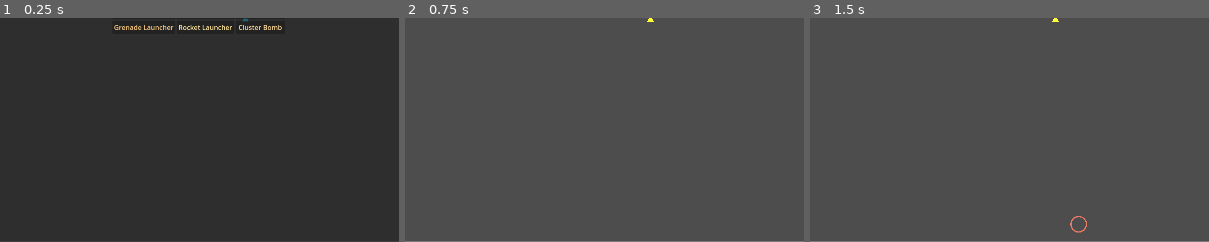
Above: before the commit, frames 1-3 (left to right).
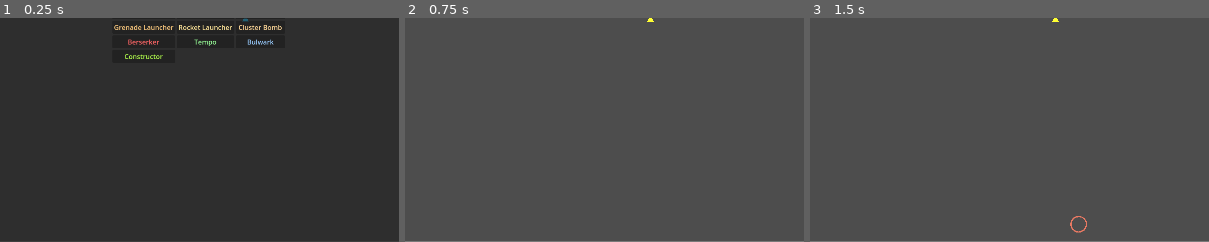
Above: after the commit, the same moments.

Repository: Deitox/Dexcoto
Game: Godot game, scene res://scenes/Main.tscn
Two runs of this game, one before a commit and one after it. Both use one fixed random seed, a clock stepped at 60 frames per second and the inputs below.
Inputs (mouse positions are % of the whole screen's width and height, from its top left):
- Up to frame 1 (0.25 s): no input
- Up to frame 2 (0.75 s): click "Starter" at 0.5 s
- Up to frame 3 (1.5 s): tap Enter at 1.25 s; move the mouse to (72, 45) at 1.27 s; hold Right (ui_right) from 1.28 s (still down); click (72, 45) at 1.42 s
The pictures show only the part of the screen within x 19-69%, y 50-100%; the shares and areas given below are measured in that part.

The runs differ from the first frame. In frame 1, 0.4% of the frame differs, in the area x 31-69%, y 9-19%; in frame 2, nothing differs; in frame 3, nothing differs.

Commit message:
“on-kill stacking” weapons, turret‑spawning starter concept, new Turret Power stat (with upgrades and items), plus a visual cue.

Diff:
--- a/scripts/beam.gd
+++ b/scripts/beam.gd
@@ -41,6 +41,9 @@
 		end_point = Vector2(hit["position"])
 		var collider = hit.get("collider")
 		if collider and collider.is_in_group("enemies") and collider.has_method("take_damage"):
+			# Attribute source for on-kill stacking
+			if _effect is Dictionary and _effect.has("source"):
+				collider.set("last_damage_source", _effect["source"])
 			collider.take_damage(_damage)
 			if _effect is Dictionary and _effect.size() > 0 and collider.has_method("apply_elemental_effect"):
 				collider.apply_elemental_effect(_effect, _damage, end_point)
--- a/scripts/bullet.gd
+++ b/scripts/bullet.gd
@@ -30,6 +30,9 @@
 func _on_body_entered(body: Node) -> void:
 	if body.is_in_group("enemies"):
 		if body.has_method("take_damage"):
+			# Attribute source for on-kill stacking effects
+			if effect != null and effect is Dictionary and effect.has("source"):
+				body.set("last_damage_source", effect["source"])
 			body.take_damage(damage)
 		# Apply elemental effect if supported (independent of explosion)
 		var has_eff := (effect != null and effect is Dictionary and effect.size() > 0)
@@ -65,6 +68,9 @@
 			continue
 		var d2: float = pos.distance_squared_to(e.global_position)
 		if d2 <= r2 and e.has_method("take_damage"):
+			# Attribute explosion to same source if present
+			if effect != null and effect is Dictionary and effect.has("source"):
+				e.set("last_damage_source", effect["source"])
 			e.take_damage(dmg)
 	# Visual polish: double shockwave + radial streaks
 	var ring := Line2D.new()
--- a/scripts/enemy.gd
+++ b/scripts/enemy.gd
@@ -10,6 +10,7 @@
 var active: bool = true
 var pool: Node = null
 var reward_points: int = 1
+var last_damage_source: Dictionary = {}
 
 @onready var hitbox: Area2D = $Hitbox
 @onready var poly: Polygon2D = $Polygon2D
@@ -111,6 +112,10 @@
 		if get_tree().current_scene and get_tree().current_scene.has_method("add_score"):
 			# Pass 1 kill and reward points scaled to enemy power
 			get_tree().current_scene.add_score(1, reward_points)
+		# Inform player of kill with source attribution
+		var player = get_tree().get_first_node_in_group("player")
+		if player and player.has_method("on_enemy_killed"):
+			player.call("on_enemy_killed", last_damage_source)
 		_return_to_pool()
 
 func _on_hitbox_body_entered(body: Node) -> void:
@@ -151,6 +156,7 @@
 	void_time = 0.0
 	void_vuln = 0.0
 	_clear_status_visuals()
+	last_damage_source = {}
 
 func _return_to_pool() -> void:
 	if pool and pool.has_method("return_enemy"):
--- a/scripts/item_summary.gd
+++ b/scripts/item_summary.gd
@@ -6,7 +6,7 @@
 
 func _fmt_line(item_id: String, raw: String, id_to_rarity: Dictionary) -> String:
 	var rar := String(id_to_rarity.get(item_id, "Common"))
-	var hex := ShopLib.rarity_color_hex(rar)
+	var hex: String = ShopLib.rarity_color_hex(rar)
 	# rarity_color_hex returns without '#'
 	return "[color=#%s]%s[/color]" % [hex, raw]
 
@@ -156,6 +156,16 @@
 	if n > 0:
 		_add_entry(entries, id_to_name, id_to_rarity, "superconductor", "%s x%d - Shock arcs +%d, radius +%d" % [name_of("superconductor","Superconductor", id_to_name), n, n, 12*n])
 
+	# Turret Power items
+	n = int(counts.get("toolkit", 0))
+	if n > 0:
+		var mul_t1 := pow(1.10, float(n))
+		_add_entry(entries, id_to_name, id_to_rarity, "toolkit", "%s x%d - +%d%% Turret Power (x%.2f)" % [name_of("toolkit","Toolkit", id_to_name), n, int(round((mul_t1-1.0)*100.0)), mul_t1])
+	n = int(counts.get("engineer_manual", 0))
+	if n > 0:
+		var mul_t2 := pow(1.20, float(n))
+		_add_entry(entries, id_to_name, id_to_rarity, "engineer_manual", "%s x%d - +%d%% Turret Power (x%.2f)" % [name_of("engineer_manual","Engineer Manual", id_to_name), n, int(round((mul_t2-1.0)*100.0)), mul_t2])
+
 	# Turret queued display
 	n = int(counts.get("turret", 0))
 	if main and main.has_method("get") and bool(main.get("in_intermission")):
--- a/scripts/main.gd
+++ b/scripts/main.gd
@@ -440,9 +440,9 @@
 	var r1: String = String(current_choices[0].get("rarity", "Common"))
 	var r2: String = String(current_choices[1].get("rarity", "Common"))
 	var r3: String = String(current_choices[2].get("rarity", "Common"))
-	var c1 := ShopLib.rarity_color(r1)
-	var c2 := ShopLib.rarity_color(r2)
-	var c3 := ShopLib.rarity_color(r3)
+	var c1: Color = ShopLib.rarity_color(r1)
+	var c2: Color = ShopLib.rarity_color(r2)
+	var c3: Color = ShopLib.rarity_color(r3)
 	btn1.add_theme_color_override("font_color", c1)
 	btn1.add_theme_color_override("font_hover_color", c1)
 	btn1.add_theme_color_override("font_pressed_color", c1)
@@ -723,6 +723,14 @@
 				"superconductor":
 					if player:
 						player.add_item("superconductor")
+				"toolkit":
+					if player:
+						player.turret_power_mult *= 1.10
+						player.add_item("toolkit")
+				"engineer_manual":
+					if player:
+						player.turret_power_mult *= 1.20
+						player.add_item("engineer_manual")
 				"blast_caps":
 					if player:
 						player.explosive_power_mult *= 1.10
--- a/scripts/player.gd
+++ b/scripts/player.gd
@@ -25,6 +25,7 @@
 # Elemental scaling (affects elemental weapons only)
 var elemental_damage_mult: float = 1.0
 var explosive_power_mult: float = 1.0
+var turret_power_mult: float = 1.0
 
 # Item ownership counts (by item id)
 var item_counts: Dictionary = {}
@@ -40,6 +41,7 @@
 # Weapon system
 const MAX_WEAPON_SLOTS: int = 6
 var weapons: Array[Dictionary] = [] # each: {id, name, tier, fire_interval, damage, speed, projectiles, color, cd}
+var _kill_counters: Dictionary = {} # weapon_id -> kills toward next stack
 
 @onready var bullet_scene: PackedScene = preload("res://scenes/Bullet.tscn")
 @onready var bullet_pool: Node = null
@@ -175,6 +177,8 @@
 		effect["radius"] = base_r * max(0.1, explosive_power_mult)
 		effect["expl_factor"] = float(w.get("expl_factor", 0.9)) * max(0.5, explosive_power_mult)
 		effect["color"] = color
+	# Attach source attribution for on-kill stacking effects
+	effect["source"] = {"kind":"weapon", "weapon_id": String(w.get("id","")), "tier": int(w.get("tier",1))}
 	# Cap total projectiles and convert overflow into proportional damage
 	if shots > MAX_TOTAL_PROJECTILES:
 		var scale_up: float = float(shots) / float(MAX_TOTAL_PROJECTILES)
@@ -267,6 +271,8 @@
 			elemental_damage_mult *= (1.0 + float(v))
 		"explosive_power":
 			explosive_power_mult *= (1.0 + float(v))
+		"turret_power":
+			turret_power_mult *= (1.0 + float(v))
 		_:
 			pass
 
@@ -306,7 +312,8 @@
 		"ignite_factor","ignite_duration",
 		"freeze_duration",
 		"arc_count","arc_radius","arc_factor",
-		"vuln","vuln_duration"
+		"vuln","vuln_duration",
+		"stack"
 	]
 	for k in opt_keys:
 		if w.has(k):
@@ -410,6 +417,104 @@
 		"new_tier": final_tier,
 	}
 
+func on_enemy_killed(source: Dictionary) -> void:
+	if source == null or not (source is Dictionary):
+		return
+	var kind: String = String(source.get("kind",""))
+	if kind != "weapon":
+		return
+	var wid: String = String(source.get("weapon_id",""))
+	if wid == "":
+		return
+	# Find the matching weapon instance to read its stack config and tier
+	var picked: Dictionary = {}
+	for w in weapons:
+		if String(w.get("id","")) == wid:
+			picked = w
+			break
+	if picked.is_empty() or not picked.has("stack"):
+		return
+	var sconf: Dictionary = picked["stack"]
+	var base_kills: int = int(sconf.get("base_kills", 5))
+	var tier: int = int(picked.get("tier", 1))
+	# Higher tier requires fewer kills: divide by (1 + 0.25*(tier-1))
+	var denom: float = 1.0 + 0.25 * float(max(0, tier - 1))
+	var need: int = max(1, int(round(float(base_kills) / denom)))
+	var cur: int = int(_kill_counters.get(wid, 0)) + 1
+	if cur >= need:
+		_kill_counters[wid] = 0
+		_apply_stack_effect(String(sconf.get("type","")), sconf)
+	else:
+		_kill_counters[wid] = cur
+
+func _apply_stack_effect(stype: String, conf: Dictionary) -> void:
+	match stype:
+		"damage":
+			var inc: float = float(conf.get("per_stack", 0.02))
+			damage_mult *= (1.0 + inc)
+			_show_stack_cue("+%d%% Damage" % int(round(inc*100.0)), Color(1.0,0.5,0.5))
+		"attack_speed":
+			var inc2: float = float(conf.get("per_stack", 0.02))
+			attack_speed_mult *= (1.0 + inc2)
+			_show_stack_cue("+%d%% Attack Speed" % int(round(inc2*100.0)), Color(0.6,1.0,0.6))
+		"max_hp":
+			var add: int = int(conf.get("per_stack", 2))
+			max_health += add
+			health = min(max_health, health + add)
+			_show_stack_cue("+%d Max HP" % add, Color(0.6,0.8,1.0))
+		"turret_spawn":
+			# Spawn a turret immediately near the player (not queued for next wave).
+			var pos := global_position + Vector2(randf_range(-80,80), randf_range(-80,80))
+			var spawned := false
+			var main := get_tree().current_scene
+			if main and main.has_method("_spawn_turret_at_with_tier"):
+				main._spawn_turret_at_with_tier(pos, 1)
+				spawned = true
+			elif main and main.has_method("_spawn_turret_at"):
+				main._spawn_turret_at(pos)
+				spawned = true
+			if not spawned:
+				var tp = get_tree().get_first_node_in_group("turret_pool")
+				if tp and tp.has_method("spawn_turret"):
+					tp.call("spawn_turret", pos, 1)
+					spawned = true
+			_show_stack_cue("+Turret", Color(0.7,1.0,0.3))
+		_:
+			pass
+
+func _show_stack_cue(msg: String, col: Color) -> void:
+	# Simple ring cue above the player
+	var ring := Line2D.new()
+	ring.width = 3.0
+	ring.default_color = col
+	var r: float = 14.0
+	var segs: int = 20
+	var pts := PackedVector2Array()
+	for s in range(segs + 1):
+		var a := TAU * float(s) / float(segs)
+		pts.append(Vector2(cos(a), sin(a)) * r)
+	ring.points = pts
+	get_tree().current_scene.add_child(ring)
+	ring.global_position = global_position + Vector2(0, -20)
+	var tw := ring.create_tween()
+	tw.tween_property(ring, "scale", Vector2(1.4, 1.4), 0.25).set_trans(Tween.TRANS_SINE).set_ease(Tween.EASE_OUT)
+	tw.parallel().tween_property(ring, "modulate:a", 0.0, 0.35)
+	tw.tween_callback(ring.queue_free)
+
+	# Floating text cue with the message
+	if msg != "":
+		var label := Label.new()
+		label.text = msg
+		label.add_theme_color_override("font_color", col)
+		label.modulate = Color(1,1,1,0.0)
+		get_tree().current_scene.add_child(label)
+		label.global_position = global_position + Vector2(0, -34)
+		var tw2 := label.create_tween()
+		tw2.tween_property(label, "modulate:a", 1.0, 0.12)
+		tw2.parallel().tween_property(label, "position:y", label.position.y - 16.0, 0.35)
+		tw2.tween_property(label, "modulate:a", 0.0, 0.18)
+		tw2.tween_callback(label.queue_free)
+
 func _ensure_bullet_pool() -> void:
 	if bullet_pool == null or not is_instance_valid(bullet_pool):
 		var p = get_tree().get_first_node_in_group("bullet_pool")
--- a/scripts/shop.gd
+++ b/scripts/shop.gd
@@ -74,7 +74,25 @@
 		 "desc":"Explodes in a large radius.",
 		 "fire_interval":0.95, "damage":22, "speed":460, "projectiles":1, "color": Color(1.0,0.85,0.6),
 		 "explosive": true, "expl_radius": 200.0, "expl_factor": 0.8},
-	]
+		# Stacking-kill weapons
+		{"kind":"weapon","id":"berserker","name":"Berserker","cost":18,"rarity":"Rare",
+		 "desc":"Kills grant +2% Damage per stack (fewer kills at higher tier).",
+		 "fire_interval":0.40, "damage":10, "speed":520, "projectiles":1, "color": Color(1.0,0.4,0.4),
+		 "stack": {"type":"damage","per_stack":0.02,"base_kills":6}},
+		{"kind":"weapon","id":"tempo","name":"Tempo","cost":18,"rarity":"Rare",
+		 "desc":"Kills grant +2% Attack Speed per stack (fewer kills at higher tier).",
+		 "fire_interval":0.30, "damage":8, "speed":540, "projectiles":1, "color": Color(0.6,1.0,0.6),
+		 "stack": {"type":"attack_speed","per_stack":0.02,"base_kills":6}},
+		{"kind":"weapon","id":"bulwark","name":"Bulwark","cost":20,"rarity":"Epic",
+		 "desc":"Kills grant +3 Max HP per stack (fewer kills at higher tier).",
+		 "fire_interval":0.55, "damage":14, "speed":500, "projectiles":1, "color": Color(0.6,0.8,1.0),
+		 "stack": {"type":"max_hp","per_stack":3,"base_kills":7}},
+		# Constructor-style weapon that spawns turrets on kill stacks
+		{"kind":"weapon","id":"constructor","name":"Constructor","cost":14,"rarity":"Uncommon",
+		 "desc":"Kills spawn turrets after a few kills (fewer kills at higher tier).",
+		 "fire_interval":0.45, "damage":9, "speed":520, "projectiles":1, "color": Color(0.7,1.0,0.3),
+		 "stack": {"type":"turret_spawn","per_stack":1,"base_kills":4}},
+]
 
 const ITEMS: Array[Dictionary] = [
 		{"kind":"item","id":"money_charm","name":"Money Charm","cost":12,"rarity":"Uncommon",
@@ -128,7 +146,12 @@
 		 "desc":"Explosions may apply a random elemental effect in the blast."},
 		{"kind":"item","id":"superconductor","name":"Superconductor","cost":22,"rarity":"Epic",
 		 "desc":"Shock effects arc to more targets and reach farther."},
-	]
+		# Turret Power items
+		{"kind":"item","id":"toolkit","name":"Toolkit","cost":12,"rarity":"Uncommon",
+		 "desc":"+10% Turret Power."},
+		{"kind":"item","id":"engineer_manual","name":"Engineer Manual","cost":16,"rarity":"Rare",
+		 "desc":"+20% Turret Power."},
+]
 
 static func weapons() -> Array[Dictionary]:
 	# Return the shared catalog. Callers should not mutate entries.
--- a/scripts/stats_panel.gd
+++ b/scripts/stats_panel.gd
@@ -130,13 +130,17 @@
 	# Powers
 	var show_elem: bool = abs(elemental_power - 1.0) > 0.001
 	var show_expl: bool = abs(explosive_power - 1.0) > 0.001
-	if show_elem or show_expl:
+	var turret_power: float = float(player.get("turret_power_mult")) if player.has_method("get") else 1.0
+	var show_turret: bool = abs(turret_power - 1.0) > 0.001
+	if show_elem or show_expl or show_turret:
 		_add_section_header("Powers", _tier_hex(4))
 		var pwr := _add_grid()
 		if show_elem:
 			_add_kv(pwr, "Elemental Power", "x%.2f (%s)" % [elemental_power, _pct(elemental_power)])
 		if show_expl:
 			_add_kv(pwr, "Explosive Power", "x%.2f (%s)" % [explosive_power, _pct(explosive_power)])
+		if show_turret:
+			_add_kv(pwr, "Turret Power", "x%.2f (%s)" % [turret_power, _pct(turret_power)])
 
 	# Economy
 	if abs(currency_mult - 1.0) > 0.001 or lifesteal > 0:
--- a/scripts/turret.gd
+++ b/scripts/turret.gd
@@ -116,13 +116,20 @@
 	if current > soft_cap:
 		scale_factor = clamp(float(soft_cap) / float(current), 0.3, 1.0)
 	var dmg := int(round(damage * (1.0 / scale_factor)))
+	# Scale by player's turret power stat if present
+	var player = get_tree().get_first_node_in_group("player")
+	if player and player.has_method("get"):
+		var tpm: float = float(player.get("turret_power_mult"))
+		if tpm > 0.0:
+			dmg = int(round(float(dmg) * max(0.1, tpm)))
+	var fx: Dictionary = {"source": {"kind":"turret"}}
 	if bullet_pool and bullet_pool.has_method("spawn_bullet"):
-		bullet_pool.call("spawn_bullet", global_position + dir * 16.0, dir, speed, dmg, color, 2.0)
+		bullet_pool.call("spawn_bullet", global_position + dir * 16.0, dir, speed, dmg, color, 2.0, fx)
 	else:
 		var b = bullet_scene.instantiate()
 		get_tree().current_scene.add_child(b)
 		if b.has_method("activate"):
-			b.call("activate", global_position + dir * 16.0, dir, speed, dmg, color, 2.0, null)
+			b.call("activate", global_position + dir * 16.0, dir, speed, dmg, color, 2.0, null, fx)
 		else:
 			b.global_position = global_position + dir * 16.0
 			b.direction = dir
--- a/scripts/upgrades.gd
+++ b/scripts/upgrades.gd
@@ -64,6 +64,10 @@
 		{"id":"exp_10","name":"Explosive Power +10%","rarity":"Uncommon","type":"explosive_power","value":0.10},
 		{"id":"exp_20","name":"Explosive Power +20%","rarity":"Rare","type":"explosive_power","value":0.20},
 		{"id":"exp_30","name":"Explosive Power +30%","rarity":"Epic","type":"explosive_power","value":0.30},
+		# Turret Power
+		{"id":"tp_10","name":"Turret Power +10%","rarity":"Uncommon","type":"turret_power","value":0.10},
+		{"id":"tp_20","name":"Turret Power +20%","rarity":"Rare","type":"turret_power","value":0.20},
+		{"id":"tp_30","name":"Turret Power +30%","rarity":"Epic","type":"turret_power","value":0.30},
 	]
 
 static func weighted_choices(count: int, exclude_ids: Array[String] = []) -> Array[Dictionary]:
Not shown, added: tmp_listing.txt
Not shown, added: tmp_pl.txt
